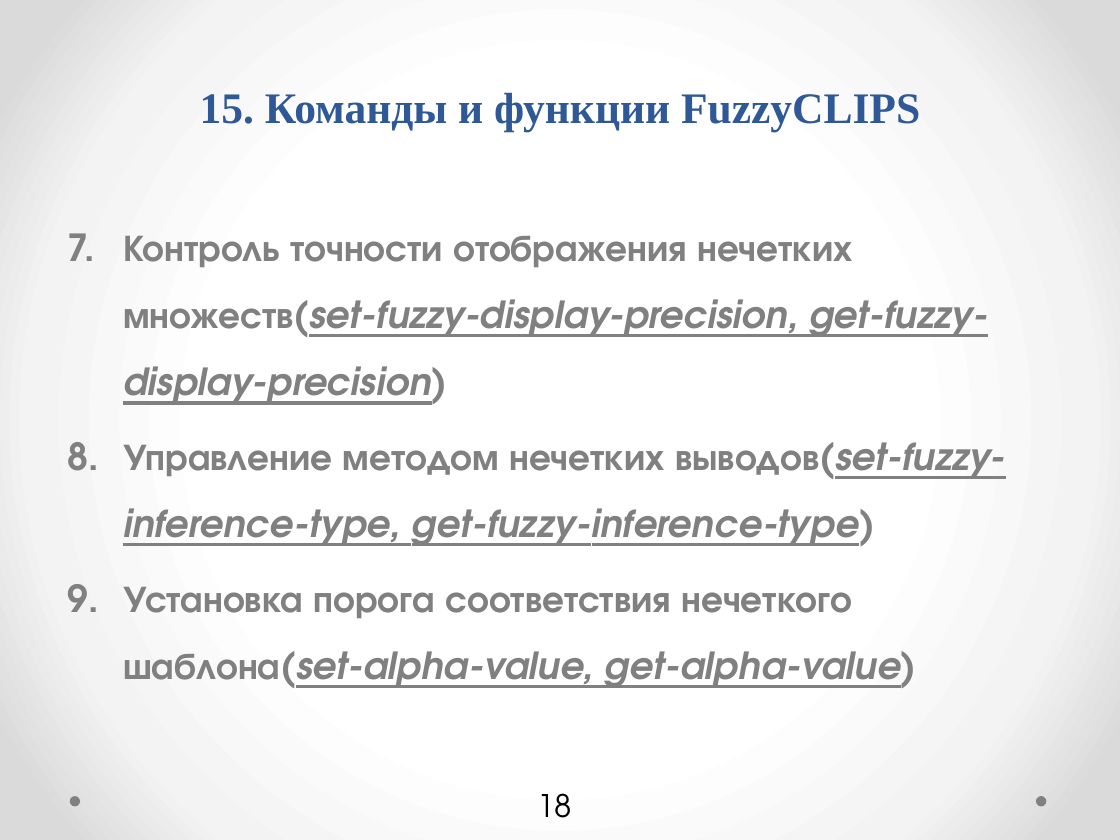
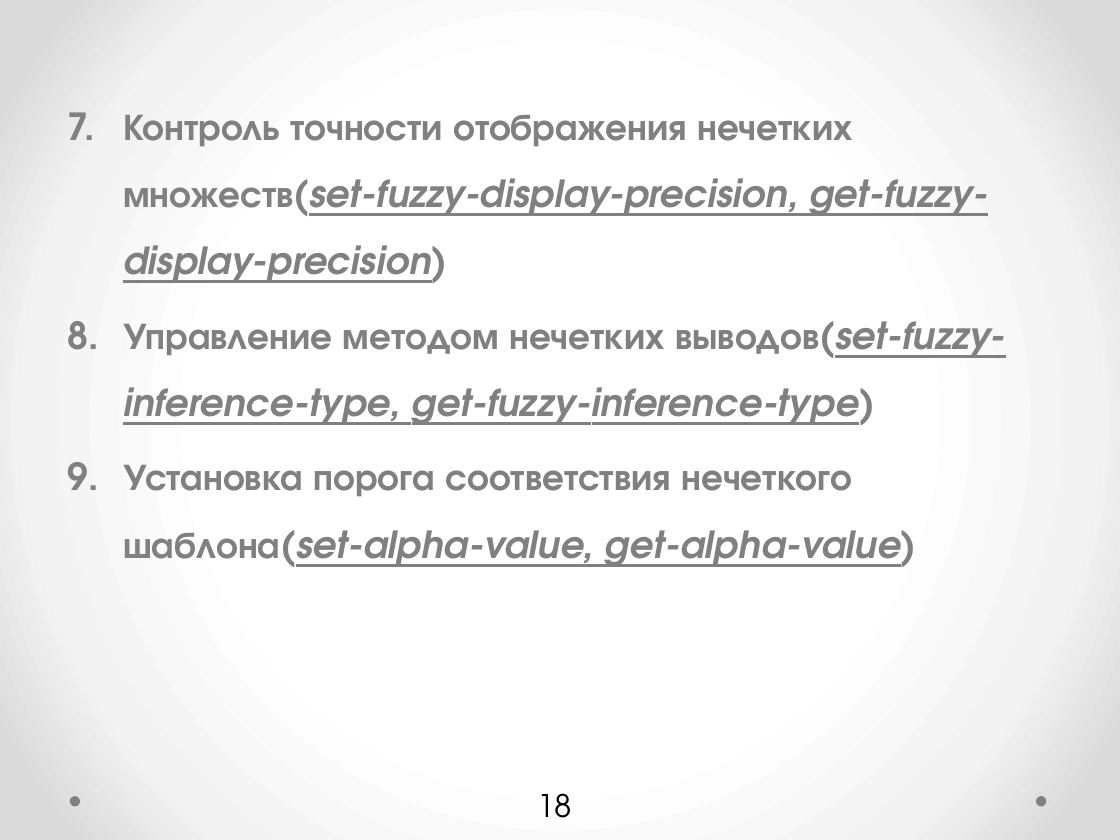
Before and after one commit to petr-r94/ResearchDocsPack, a slide deck: slide 18 of FuzzyCLIPS_End_release.pptx. Drawn at 1120x840 pixels with LibreOffice and Linux fonts; fonts in the diff are those of the drawing. Boxes give left, top, right and bottom in pixels: in the first picture for what was removed or moved away, otherwise in the second. Text is boxed around its words. In the diff, an @@ line names an element or a change of style, - is before the commit and + after.

```diff
--- a/FuzzyCLIPS_End_release.pptx
+++ b/FuzzyCLIPS_End_release.pptx
@@ text "Контроль точности отображения нечетких множеств(set-fuzzy-di ...": place and size @@
-text "Контроль точности отображения нечетких множеств(set-fuzzy-di ..." at (123,236,1005,688)
+text "Контроль точности отображения нечетких множеств(set-fuzzy-di ..." at (123,115,1005,567)
@@ title removed at (200,92,920,132) @@
-15. Команды и функции FuzzyCLIPS
```
Also in this commit, not shown: 16 other slides changed, 1 other file.
